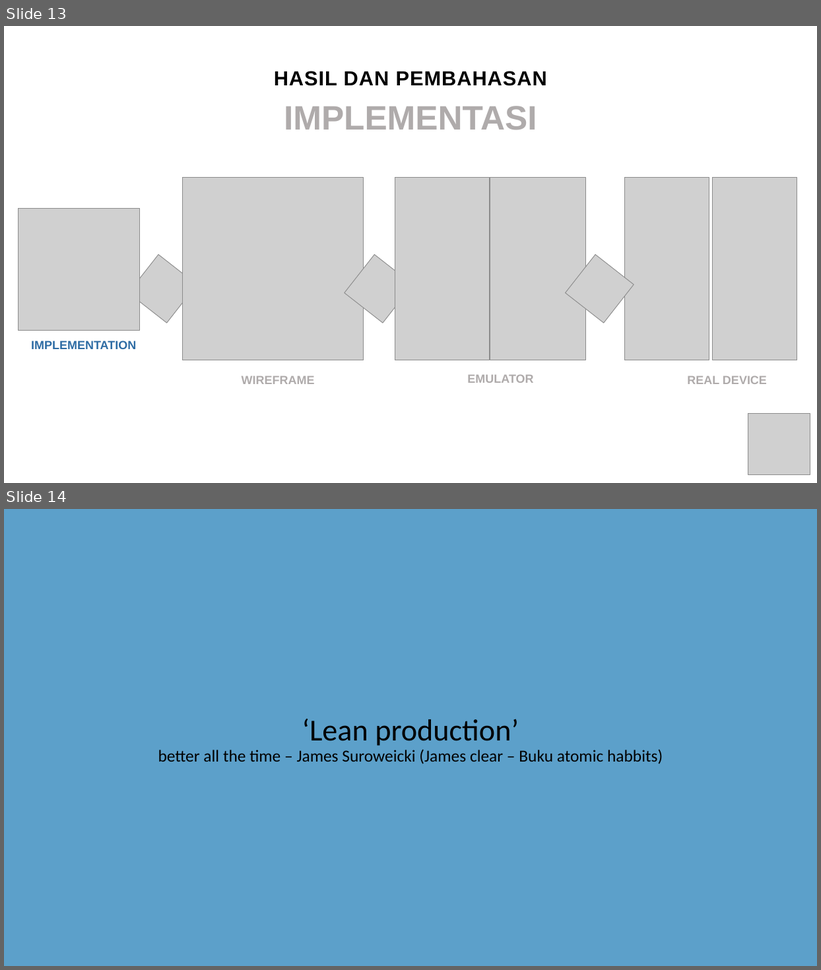
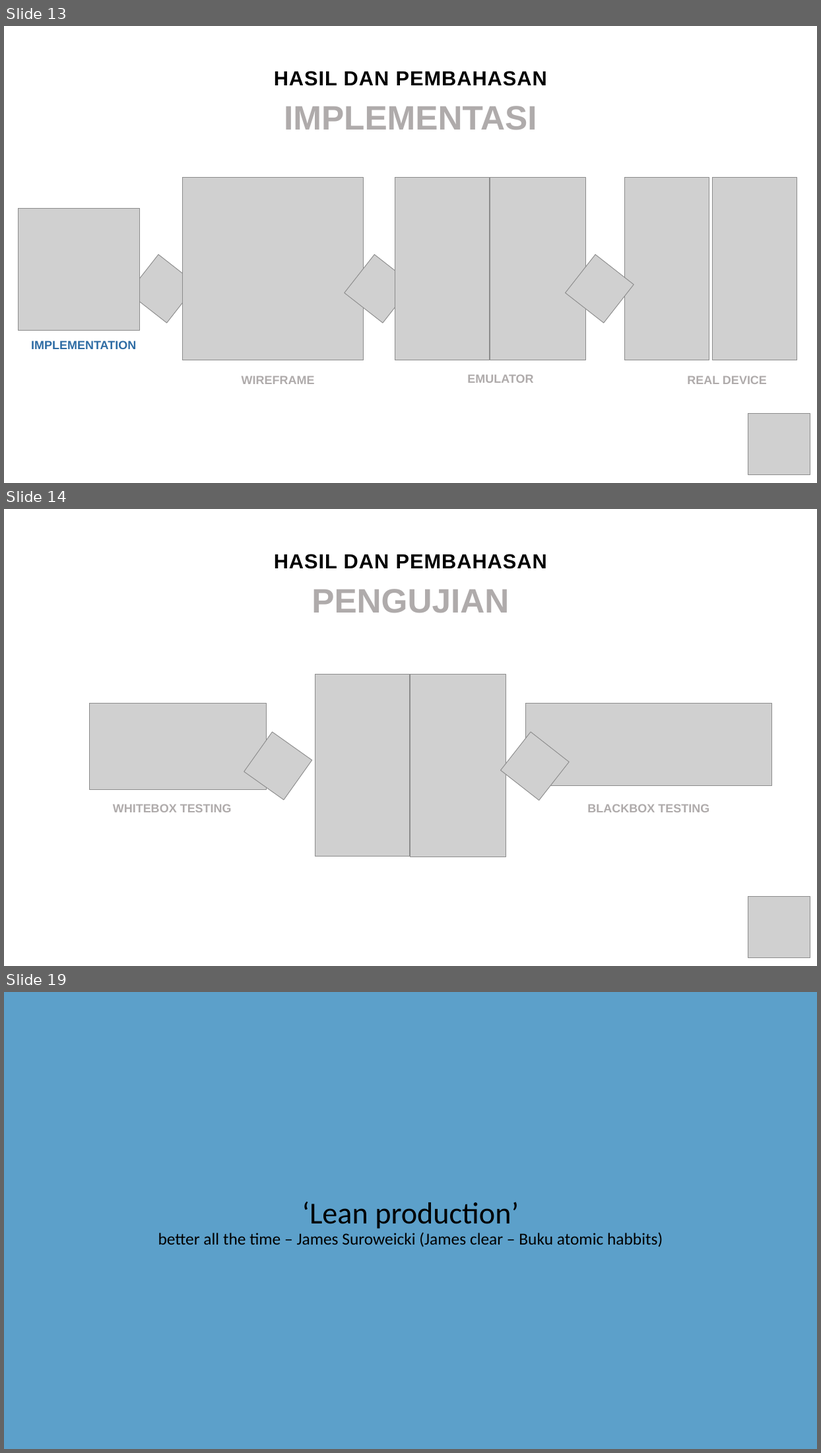
Before and after one commit to gunadermawan/skripsi, a slide deck: dokumen/ppt_skripsi.pptx. Shown one above the other, each under a label of ours: slides 13 and 14 before the commit, slides 13, 14 and 19 after it; the slides between them are not shown. The pictures are 821x970 and 821x1453 pixels, drawn with LibreOffice and Linux fonts; fonts in the diff are those of the drawing; grey boxes stand for pictures. Boxes give left, top, right and bottom in pixels: in the first picture for what was removed or moved away, otherwise in the second. Text is boxed around its words. In the diff, an @@ line names an element or a change of style, - is before the commit and + after.

```diff
--- a/dokumen/ppt_skripsi.pptx
+++ b/dokumen/ppt_skripsi.pptx
@@ slide 14 added at box(4, 509, 817, 966), background #FFFFFF @@
@@ text added at box(274, 554, 547, 569), 24 pt, text #000000, bold @@
+HASIL DAN PEMBAHASAN
@@ text added at box(312, 589, 509, 613), 40 pt, text #AFABAB, bold @@
+PENGUJIAN
@@ picture added at box(315, 674, 410, 857) @@
@@ picture added at box(411, 674, 506, 857) @@
@@ picture added at box(89, 703, 266, 789) @@
@@ picture added at box(525, 703, 772, 786) @@
@@ picture added at box(244, 732, 312, 800) @@
@@ picture added at box(501, 732, 570, 801) @@
@@ text added at box(113, 804, 232, 813), 14 pt, text #AFABAB, bold @@
+WHITEBOX TESTING
@@ text added at box(587, 804, 710, 813), 14 pt, text #AFABAB, bold @@
+BLACKBOX TESTING
@@ picture added at box(748, 897, 811, 958) @@
@@ what was slide 14 is now slide 19 @@
```
Also in this commit, not shown: 1 slide changed, 5 other slides added.
